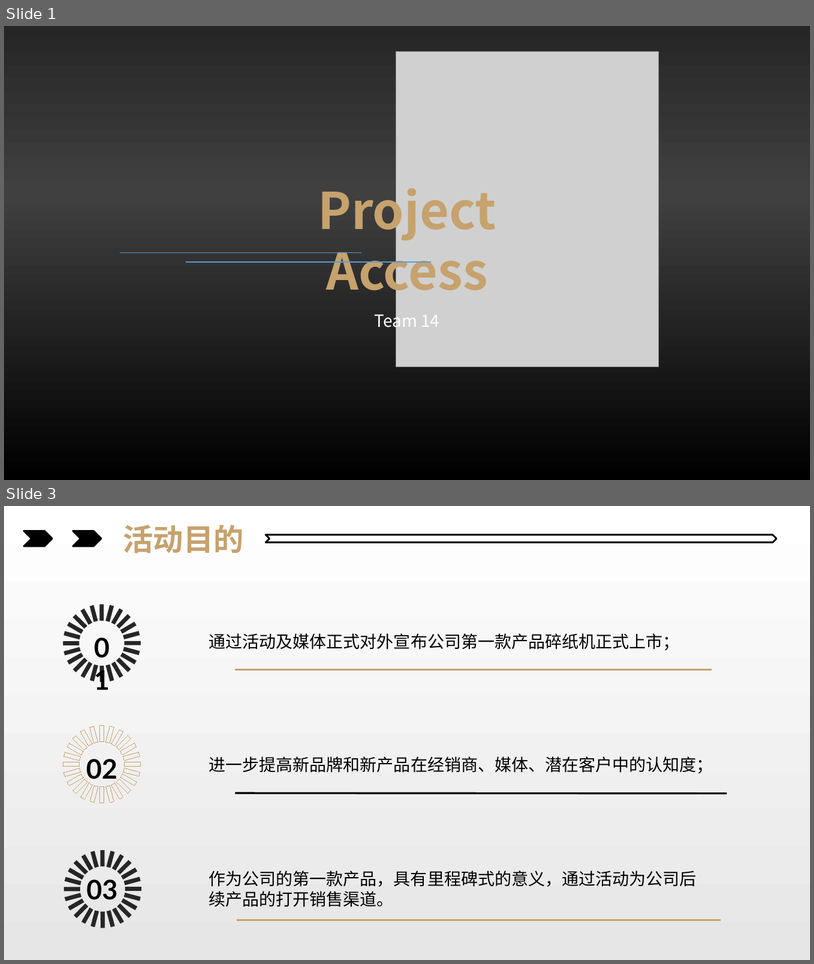
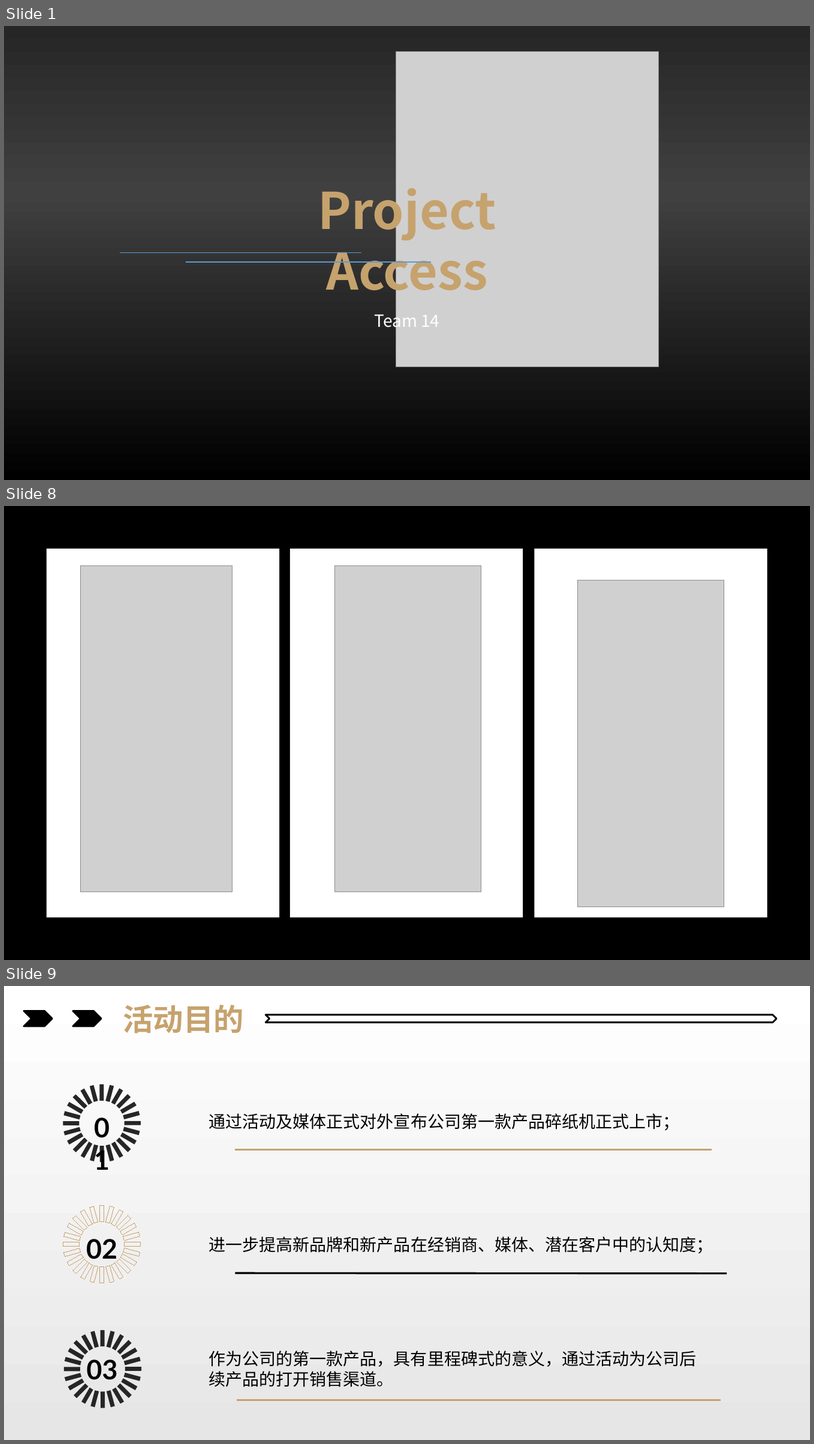
Before and after one commit to henryzt/JPMorgan-CFG19-Project-Access-Chatbot, a slide deck: presentation/03.pptx. Shown one above the other, each under a label of ours: slides 1 and 3 before the commit, slides 1, 8 and 9 after it; the slides between them are not shown. The pictures are 814x964 and 814x1444 pixels, drawn with LibreOffice and Linux fonts; fonts in the diff are those of the drawing; grey boxes stand for pictures. Boxes give left, top, right and bottom in pixels: in the first picture for what was removed or moved away, otherwise in the second. Text is boxed around its words. In the diff, an @@ line names an element or a change of style, - is before the commit and + after.

```diff
--- a/presentation/03.pptx
+++ b/presentation/03.pptx
@@ slide 8 added at box(4, 506, 810, 960), background #000000 @@
@@ rectangle added at box(4, 506, 810, 960), fill #000000 at 90% opacity @@
@@ rectangle added at box(47, 549, 279, 917), fill #FFFFFF @@
@@ rectangle added at box(290, 549, 523, 917), fill #FFFFFF @@
@@ rectangle added at box(534, 549, 767, 917), fill #FFFFFF @@
@@ picture added at box(81, 565, 233, 891) @@
@@ picture added at box(335, 565, 482, 891) @@
@@ picture added at box(578, 580, 725, 906) @@
@@ what was slide 3 is now slide 9 @@
```
Also in this commit, not shown: 1 slide changed, 5 other slides added.
